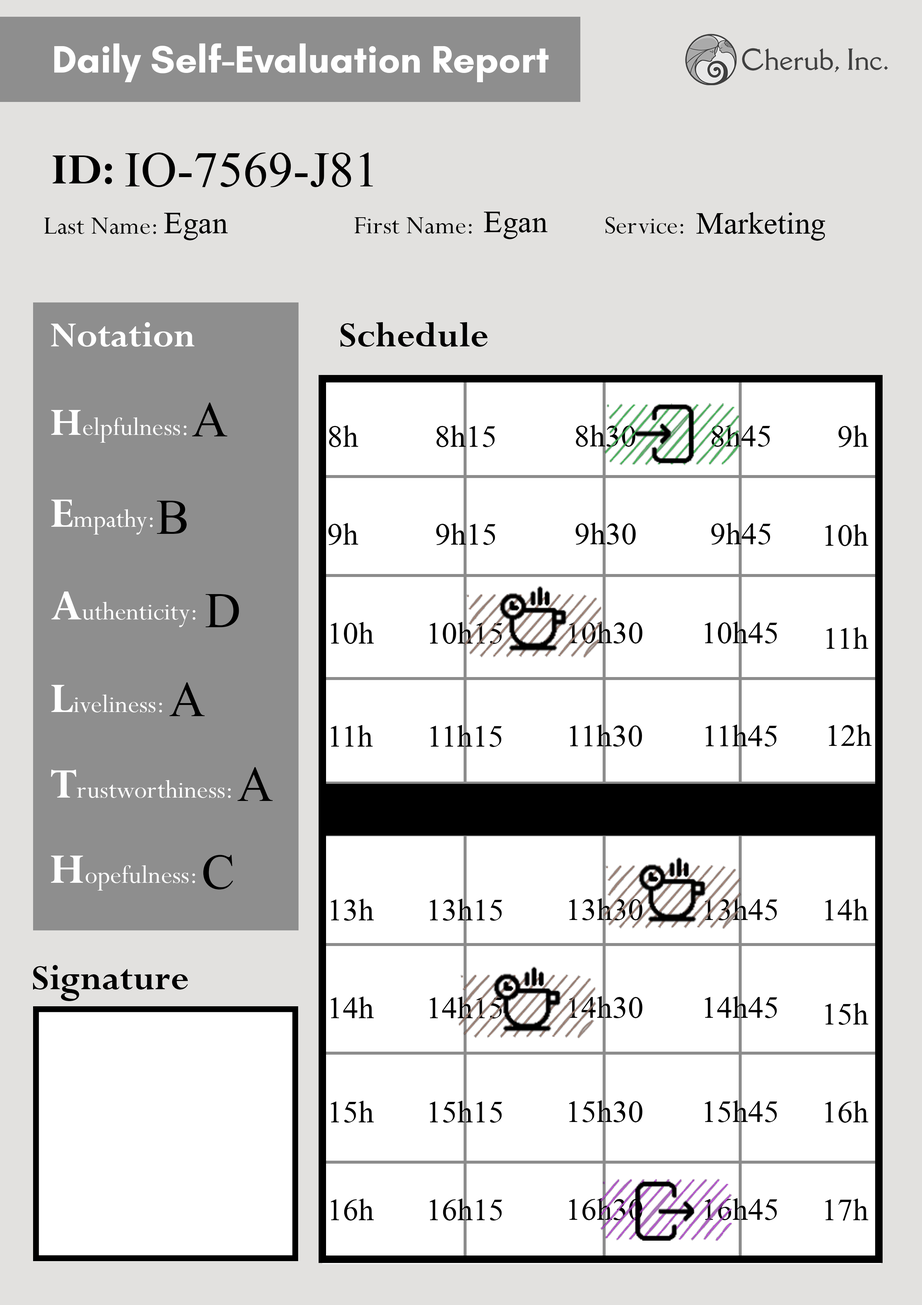
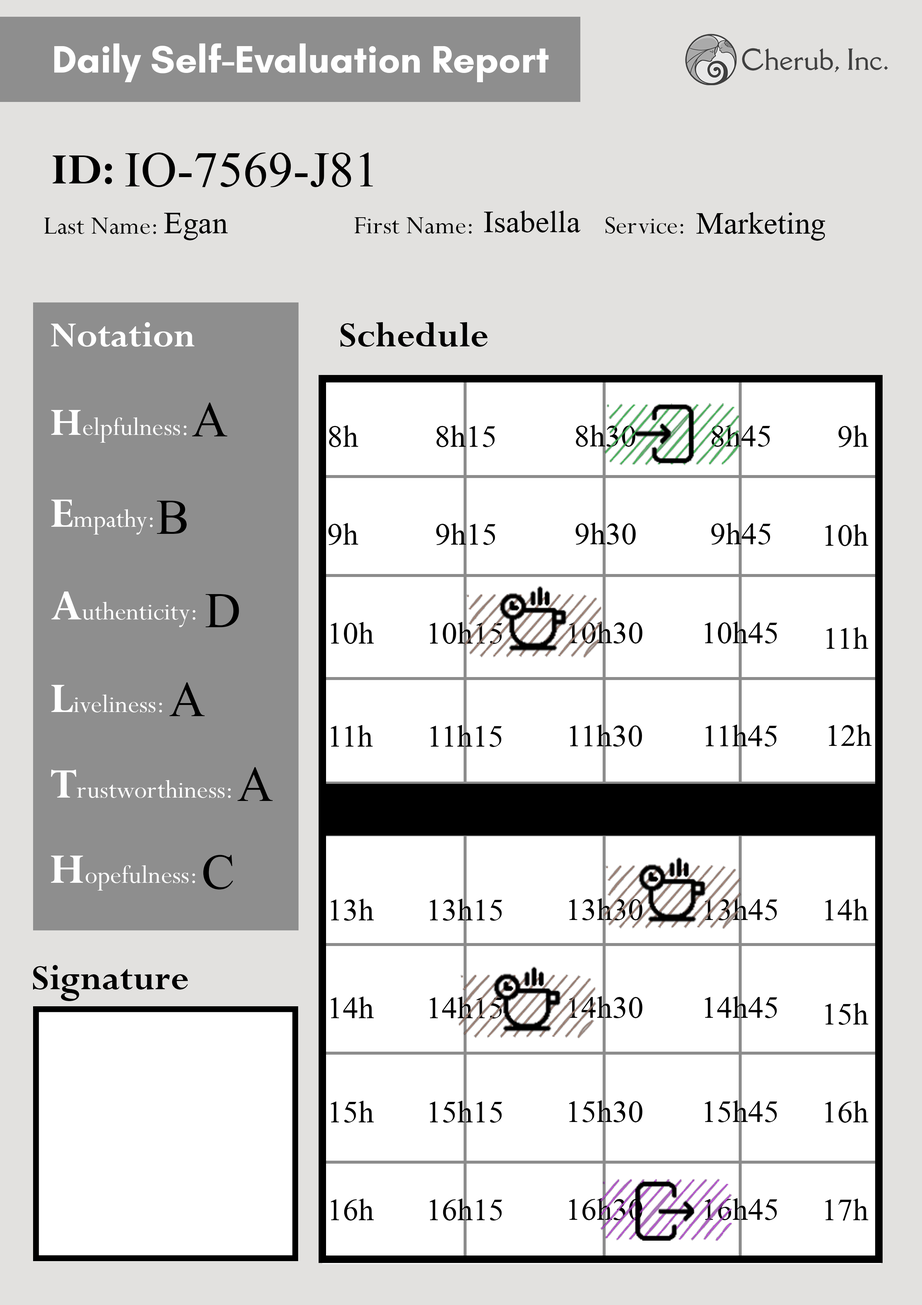
Layers edited between the first and the second 922px x 1305px image:
renamed "Egan" to "Isabella", painted on it over <box>483,210,581,240</box>
